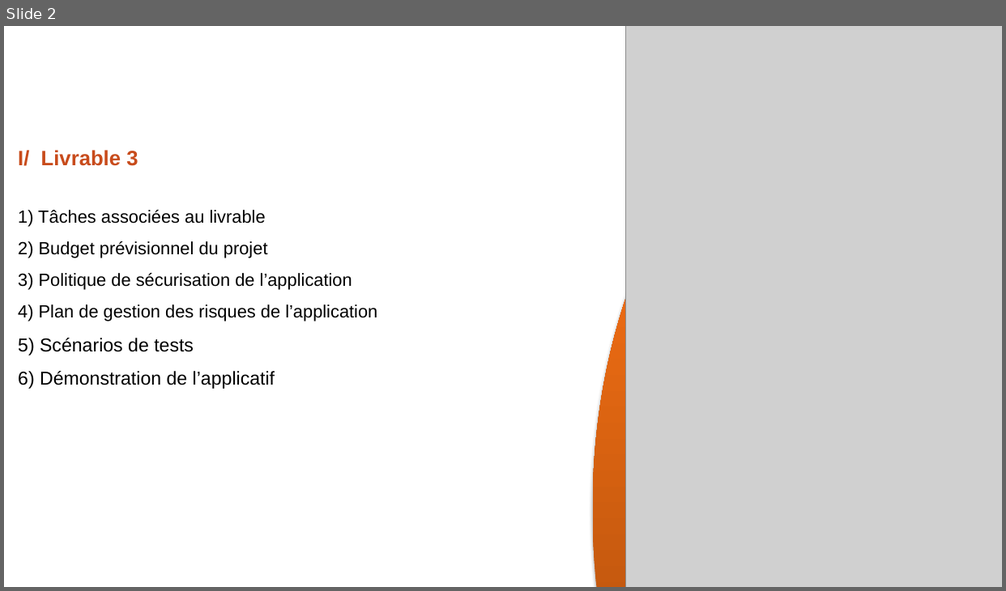
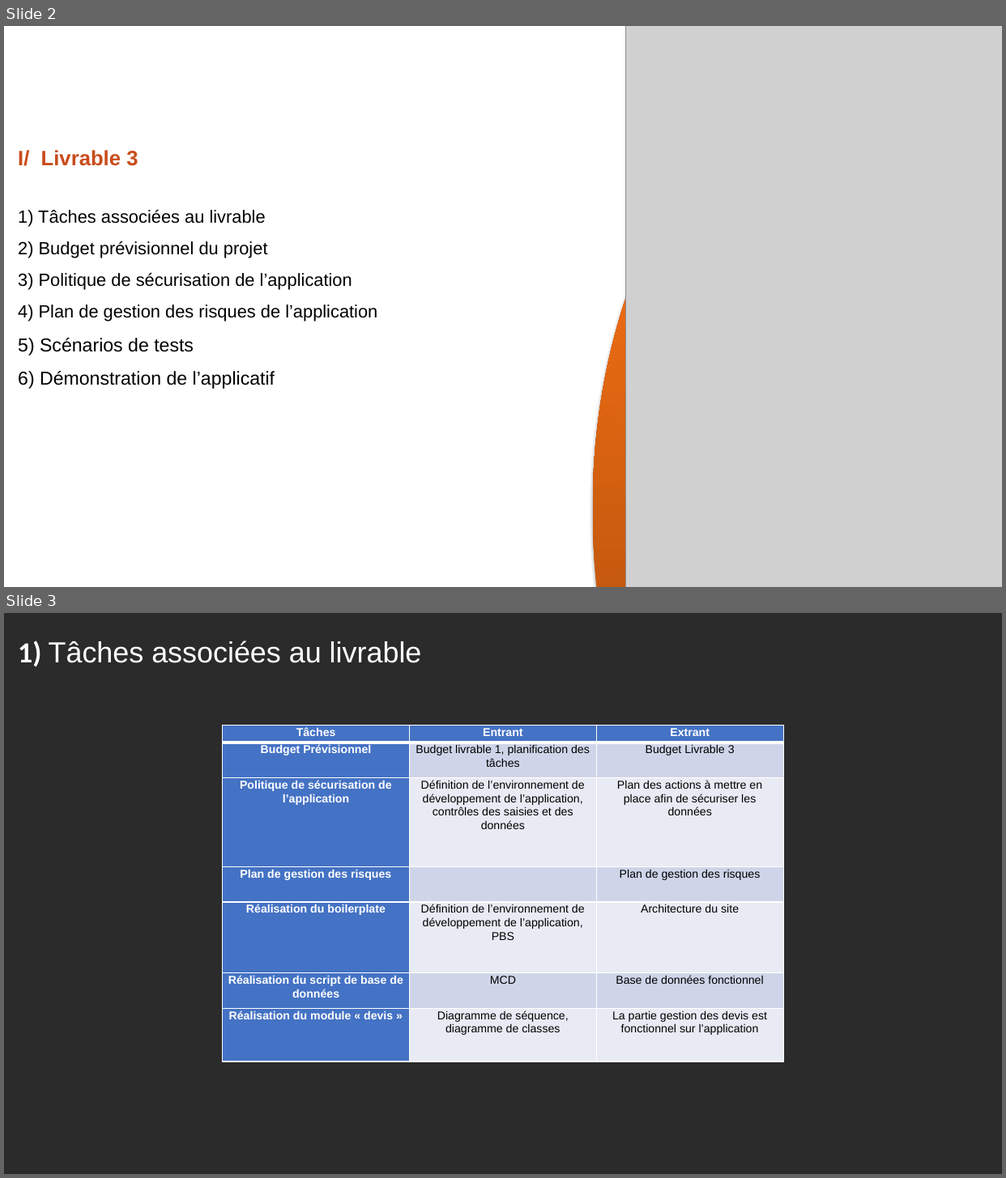
Before and after one commit to Sag64/PFR, a slide deck: Livrable3/ppt-livrable3.pptx. Shown one above the other, each under a label of ours: slide 2 before the commit, slides 2 and 3 after it. The pictures are 1006x591 and 1006x1178 pixels, drawn with LibreOffice and Linux fonts; fonts in the diff are those of the drawing; grey boxes stand for pictures; background and template pictures are left out; a plain dark background stands for a picture behind light text. Boxes give left, top, right and bottom in pixels: in the first picture for what was removed or moved away, otherwise in the second. Text is boxed around its words. In the diff, an @@ line names an element or a change of style, - is before the commit and + after.

Commit message:
ppt tâches

```diff
--- a/Livrable3/ppt-livrable3.pptx
+++ b/Livrable3/ppt-livrable3.pptx
@@ slide 3 added at (4,613,1002,1174), background picture (left out) @@
@@ text added at (18,641,422,667), 28 pt, text #FFFFFF @@
+1) Tâches associées au livrable
@@ table added at (223,726,784,1062), 7 rows, 3 columns @@
+Tâches | Entrant | Extrant
+Budget Prévisionnel | Budget livrable 1, planification des tâches | Budget Livrable 3
+Politique de sécurisation de l’application | Définition de l’environnement de développement de l’application, contrôles des saisies et des données | Plan des actions à mettre en place afin de sécuriser les données
+Plan de gestion des risques |  | Plan de gestion des risques
+Réalisation du boilerplate | Définition de l’environnement de développement de l’application, PBS | Architecture du site
+Réalisation du script de base de données | MCD | Base de données fonctionnel
+Réalisation du module « devis » | Diagramme de séquence, diagramme de classes | La partie gestion des devis est fonctionnel sur l’application
```
Also in this commit, not shown: 1 other file.
